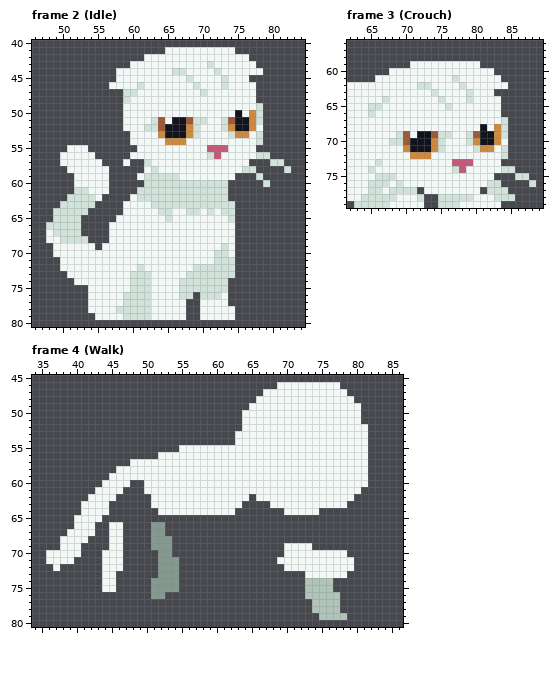
Edited in one commit: pixel-art file (Assets/Character/Sprites/Coots Sprite.aseprite). The picture above is the old version.
128x128 pixels, 59 frames. Shown: frame 2 (Idle): x 46..84, y 40..80; frame 3 (Crouch): x 62..89, y 56..79; frame 4 (Walk): x 34..86, y 45..80. The commit also changed other frames, which this record leaves out.
After the commit:
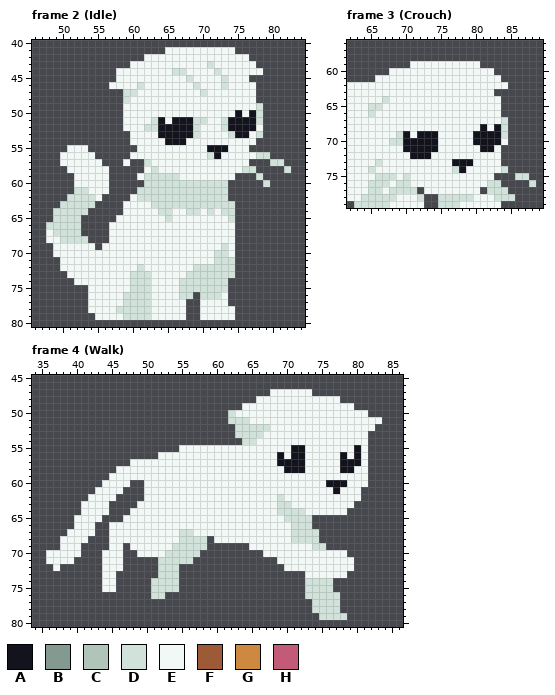
Palette (. is transparent): A #13131d  B #849a90  C #b0c4ba  D #d0e2da  E #f1f8f5  F #9d5a37  G #cd893f  H #c35a78
The exact change:
Frame 2 (Idle), layer "Layer 1":
y 50: x 77 G -> A
y 51: x 64 F -> A; x 68 F -> A; x 74 F -> A; x 77 G -> A
y 52: x 64 F -> A; x 68 G -> A; x 74 G -> A; x 77 G -> A
y 53: x 64 G -> A; x 68 G -> A; x 75..76 GG -> AA
y 54: x 65..67 GGG -> AAA; x 78 D -> .
y 55: x 71..73 HHH -> AAA; x 77 E -> .
y 56: x 72 H -> A
Frame 3 (Crouch), layer "Body":
y 61: x 77 D -> E
y 62: x 72..73 DD -> EE; x 78 D -> E
y 63: x 74 D -> E; x 79 D -> E
y 64: x 75 D -> E; x 79 D -> E
y 65: x 76 D -> E
y 68: x 83 G -> A
y 69: x 70 F -> A; x 74..76 FDD -> AEE; x 79..80 DF -> EA; x 83 G -> A
y 70: x 70 F -> A; x 74..75 GD -> AE; x 79..80 DG -> EA; x 83 G -> A
y 71: x 70 G -> A; x 74..75 GD -> AE; x 80..82 DGG -> EAA; x 84 D -> .
y 72: x 71..73 GGG -> AAA; x 84 D -> .
y 73: x 77..79 HHH -> AAA
y 74: x 78 H -> A; x 85 D -> .
y 75..76: x 70 E -> D
Frame 4 (Walk):
y 46: x 69..77 EEEEEEEEE -> .........
y 47: x 67 E -> .; x 74..78 EEEEE -> .....
y 48: x 78..79 EE -> ..
y 49: x 64 . -> E; x 80 E -> .
y 50: x 62..63 .. -> DE; x 81 . -> E
y 51: x 62..64 ..E -> DDD; x 81..83 ... -> EEE
y 52: x 63..67 .EEEE -> DDDDD; x 82 . -> E
y 53: x 63..66 EEEE -> DDDD
y 54: x 63..65 EEE -> .DD
y 55: x 71..72 EE -> AA; x 80 E -> A
y 56: x 69 E -> A; x 71..72 EE -> AA; x 78 E -> A; x 80 E -> A
y 57: x 69..72 EEEE -> AAAA; x 78..80 EEE -> AAA
y 58: x 70..72 EEE -> AAA; x 78..79 EE -> AA
y 60: x 76..78 EEE -> AAA
y 61: x 77 E -> A
y 62: x 50 . -> E; x 65 . -> E; x 69 E -> D; x 80 . -> E
y 63: x 49..50 .. -> EE; x 64..67 .... -> EEEE; x 69..70 EE -> DD; x 79 . -> E
y 64: x 48..51 .... -> EEEE; x 63..72 .......EEE -> EEEEEEDDDD; x 75..78 .... -> EEEE
y 65: x 47..73 ........................... -> EEEEEEEEEEEEEEEEEEEEEEEDDDD
y 66: x 47..73 ....BB..................... -> EEEEEEEEEEEEEEEEEEEEEEEEDDD
y 67: x 47..74 ....BB...................... -> EEEEEEEEDDEEEEEEEEEEEEEEDDDD
y 68: x 47..58 ....BBB..... -> EEEEEEEEDDDD; x 60..74 ............... -> EEEEEEEEEEEDDDD
y 69: x 48..58 ...BBB..... -> EEEEEEDDDDD; x 65..69 ..... -> EEEEE; x 74..75 .. -> DD
y 70: x 49..57 ...BB.... -> EEEEDDDDD; x 67..69 ... -> EEE
y 71: x 52..56 BBB.. -> DDDDD
y 72..73: x 52..54 BBB -> DDD
y 74..75: x 51..54 BBBB -> DDDD; x 73..76 CCCC -> DDDD
y 76: x 51..52 BB -> DD; x 73..77 CCCCC -> DDDDD
y 77..78: x 74..77 CCCC -> DDDD
y 79: x 75..78 CCCC -> DDDD
Changed places in both pictures, as pixel boxes (x1, y1, x2, y2):
changed: (158, 110, 263, 159)
changed: (403, 75, 515, 187)
changed: (123, 382, 382, 620)
